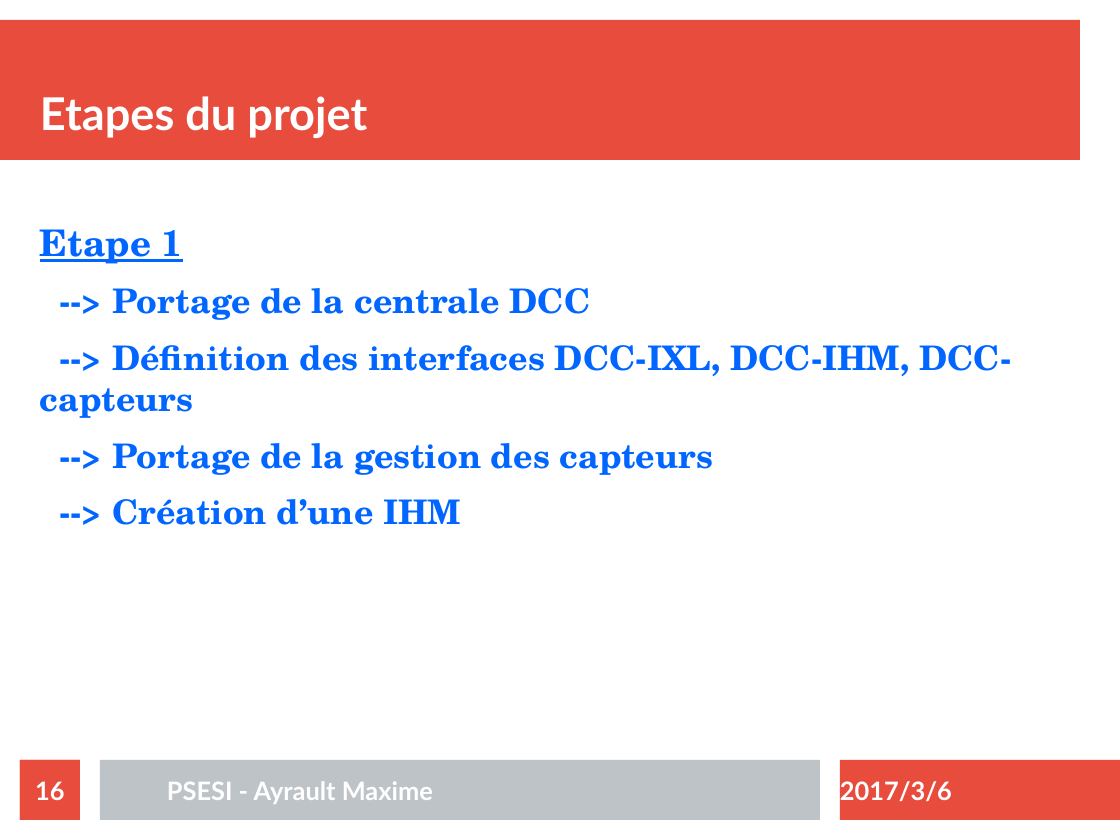
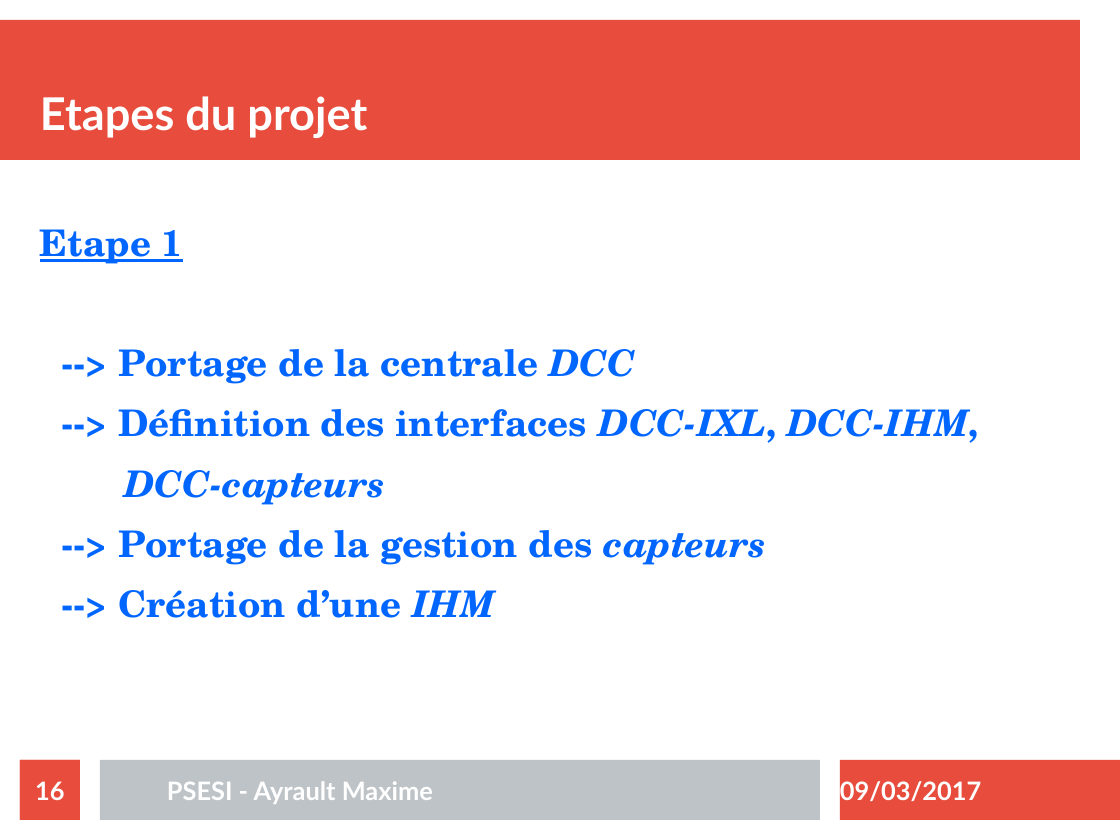
Before and after one commit to maximouth/psesi, a slide deck: slide 16 of Presentation/presentation.odp. Drawn at 1120x840 pixels with LibreOffice and Linux fonts; fonts in the diff are those of the drawing. Boxes give left, top, right and bottom in pixels: in the first picture for what was removed or moved away, otherwise in the second. Text is boxed around its words. In the diff, an @@ line names an element or a change of style, - is before the commit and + after.

```diff
--- a/Presentation/presentation.odp
+++ b/Presentation/presentation.odp
@@ text at (x1=118, y1=349, x2=767, y2=618): size 24 to 26 pt in "--> Portage de la centrale DCC", "--> Portage de la gestion des capteurs", "--> Création d’une IHM"; italic on in "DCC", "capteurs", "IHM" @@
@@ text at (x1=118, y1=409, x2=979, y2=505): text changed; size 24 to 26 pt @@
---> Définition des interfaces DCC-IXL, DCC-IHM, DCC-capteurs
+--> Définition des interfaces DCC-IXL, DCC-IHM,
+DCC-capteurs
@@ text at (x1=840, y1=781, x2=982, y2=801): text changed @@
-2017/3/6
+09/03/2017
```
Also in this commit, not shown: 22 other slides changed, 2 slides added, 28 other files.
